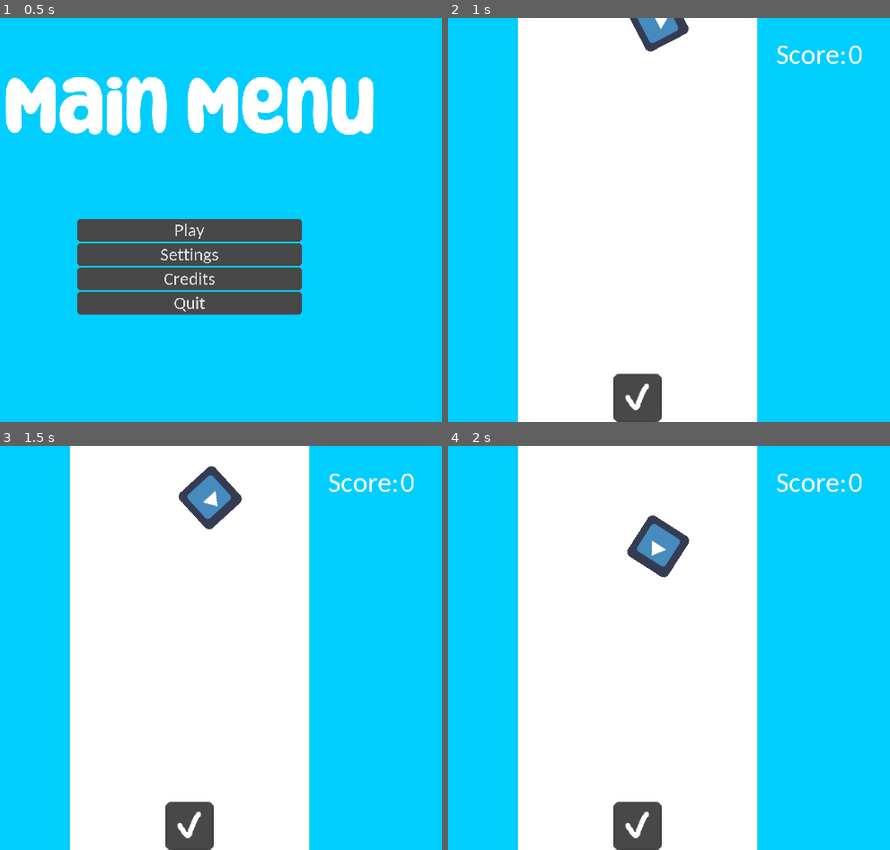
Above: before the commit, frames 1-4 (two rows, left to right).
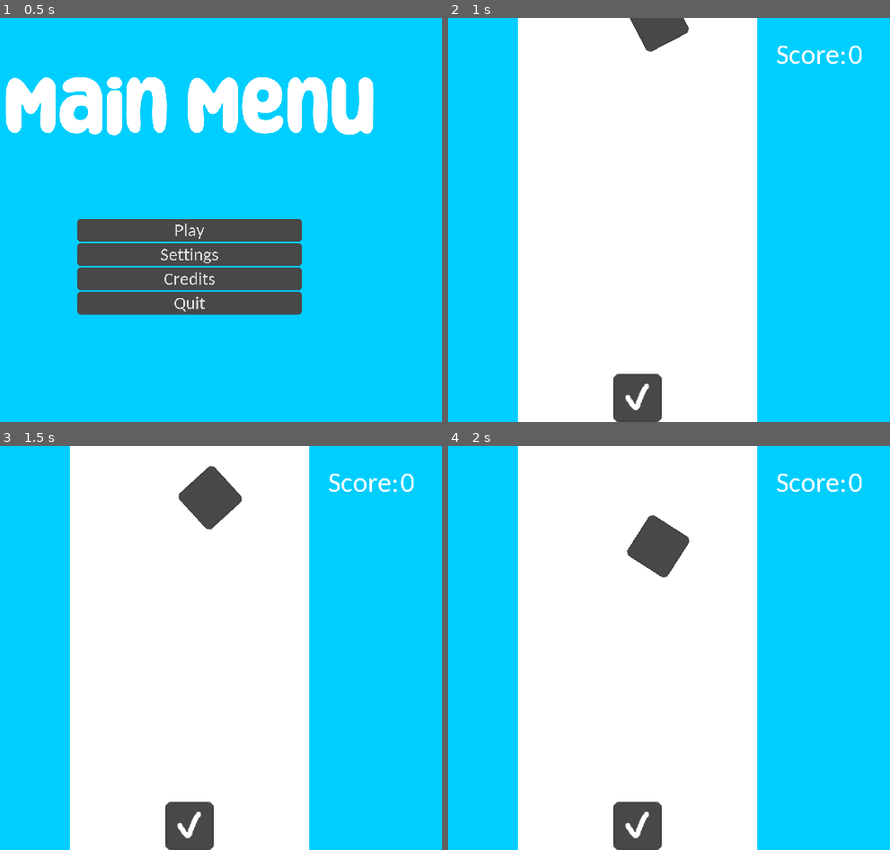
Above: after the commit, the same moments.

Repository: RasaHakaton/FallBall
Game: Godot game, scene res://MainMenu/MainMenu.tscn
The game is run twice, just before and just after one commit, with the same random seed, the same clock (stepped at 60 frames per second) and the same inputs. The engine's default icon, where the game draws it, is replaced by a stand-in: a white triangle on a blue panel in a dark square.
Inputs (mouse positions are in pixels of both pictures, inside the frame that each line leads up to):
- Up to frame 1 (0.5 s): no input
- Up to frame 2 (1 s): click "Play" at 0.5 s
- Up to frame 3 (1.5 s): move the mouse to (190, 829) at 1.27 s; hold Right (ui_right) from 1.28 s (still down); click (190, 829) at 1.35 s
- Up to frame 4 (2 s): keep holding Right (ui_right)

Frame 1 is identical in both runs. In frame 2, 0.4% of the frame differs, in the area x 42-55%, y 0-9%; in frame 3, 0.6%; in frame 4, 0.6%, in the area x 40-55%, y 17-33%.

Commit message:
Added Randomization

Diff:
--- a/Game/CollectABall/Ball.gd
+++ b/Game/CollectABall/Ball.gd
@@ -1,5 +1,7 @@
 extends KinematicBody2D
 
+onready var godo = $Godo
+onready var box = $Box
 onready var speed = 250
 onready var rotspeed = 2.5
 
@@ -17,6 +19,7 @@
 	position.y = -100
 	#randomize()
 	position.x = rand_range(704, 1216)
+	spritechoose()
 	speed = speed + 4.5
 	if rotspeed <= 12:
 		rotspeed = rotspeed + 0.0005
@@ -27,8 +30,18 @@
 	position.y = -100
 	#randomize()
 	position.x = rand_range(704, 1216)
+	spritechoose()
 	speed = speed + 5
 	if rotspeed <= 12:
 		rotspeed = rotspeed + 0.0008
 	elif rotspeed > 12:
 		rotspeed = 12
+
+func spritechoose():
+	#print (randi() % 2)
+	if randi() % 2 == 0:
+		godo.visible = true
+		box.visible = false
+	elif randi() % 2 == 1:
+		box.visible = true
+		godo.visible = false
--- a/Game/CollectABall/Ball.tscn
+++ b/Game/CollectABall/Ball.tscn
@@ -1,7 +1,8 @@
-[gd_scene load_steps=4 format=2]
+[gd_scene load_steps=5 format=2]
 
 [ext_resource path="res://icon.png" type="Texture" id=1]
 [ext_resource path="res://Game/CollectABall/Ball.gd" type="Script" id=2]
+[ext_resource path="res://MainMenu/Settings/Buttons/FullScreen/checkbox.png" type="Texture" id=3]
 
 [sub_resource type="CircleShape2D" id=1]
 radius = 60.0
@@ -9,9 +10,14 @@
 [node name="Ball" type="KinematicBody2D"]
 script = ExtResource( 2 )
 
-[node name="Sprite" type="Sprite" parent="."]
+[node name="Godo" type="Sprite" parent="."]
 scale = Vector2( 2, 2 )
 texture = ExtResource( 1 )
 
 [node name="CollisionShape2D" type="CollisionShape2D" parent="."]
 shape = SubResource( 1 )
+
+[node name="Box" type="Sprite" parent="."]
+visible = false
+scale = Vector2( 2, 2 )
+texture = ExtResource( 3 )
--- a/MainMenu/Settings/Buttons/FullScreen/FullscreenCheckbox.gd
+++ b/MainMenu/Settings/Buttons/FullScreen/FullscreenCheckbox.gd
@@ -1,26 +1,19 @@
 extends HBoxContainer
 tool
 onready var checkbox = $CheckBox
-# Emitted when the `CheckBox` state changes.
+
 signal toggled(is_button_pressed)
 
-# The text of the Label should be changed to identify the setting.
-# Using a setter lets us change the text when the `title` variable changes.
 export var title := "" setget set_title
 
-# We store a reference to the Label node to update its text.
 onready var label := $Label
 
 
-# Emit the `toggled` signal when the `CheckBox` state changes.
 func _on_CheckBox_toggled(button_pressed: bool) -> void:
 	emit_signal("toggled", button_pressed)
 
-# This function will be executed when `title` variable changes.
 func set_title(value: String) -> void:
 	title = value
-	# Wait until the scene is ready if `label` is null.
 	if not label:
 		yield(self, "ready")
-	# Update the label's text
 	label.text = title
--- a/MainMenu/Settings/Buttons/ResolutionSlider/ResolutionSelector.gd
+++ b/MainMenu/Settings/Buttons/ResolutionSlider/ResolutionSelector.gd
@@ -2,24 +2,19 @@
 
 
 onready var textchange = 0
-# Emitted when the selected resolution changes.
+
 signal resolution_changed(new_resolution)
 
-# We store a reference to the OptionButton to get the selected option later
+
 onready var option_button: OptionButton = $OptionButton
 onready var oldtext = option_button.text
 
 func _update_selected_item(text: String) -> void:
-	# The resolution options are written in the form "XRESxYRES".
-	# Using `split_floats` we get an array with both values as floats.
 	var values := text.split_floats("x")
-	# Emit a signal for informing the newly selected resolution
 	emit_signal("resolution_changed", Vector2(values[0], values[1]))
 
 
 func _on_OptionButton_item_selected(_index: int) -> void:
-	# Call the `_update_selected_item` function when the user selects
-	# a new item in the `OptionButton`
 	textchange = 1
 	_update_selected_item(option_button.text)
 
--- a/MainMenu/Settings/Settings.gd
+++ b/MainMenu/Settings/Settings.gd
@@ -9,18 +9,11 @@
 var _settings := {resolution = Vector2(1280, 720), fullscreen = false}
 
 
-# Emit the `apply_button_pressed` signal, when user presses the button.
 func _on_Apply_pressed() -> void:
 	emit_signal("apply_button_pressed", _settings)
 	applied = 1
-# Store the resolution selected by the user. As this function is connected
-# to the `resolution_changed` signal, this will be executed any time the
-# users chooses a new resolution
 func _on_ResolutionSelector_resolution_changed(new_resolution: Vector2) -> void:
 	_settings.resolution = new_resolution
-
-# Store the fullscreen setting. This will be called any time the users toggles
-# the UIFullScreenCheckbox
 func _on_FullscreenCheckbox_toggled(is_button_pressed: bool) -> void:
 	_settings.fullscreen = is_button_pressed
 	$VBoxContainer/FullscreenCheckbox/CheckBox.set_toggle_mode(true)
